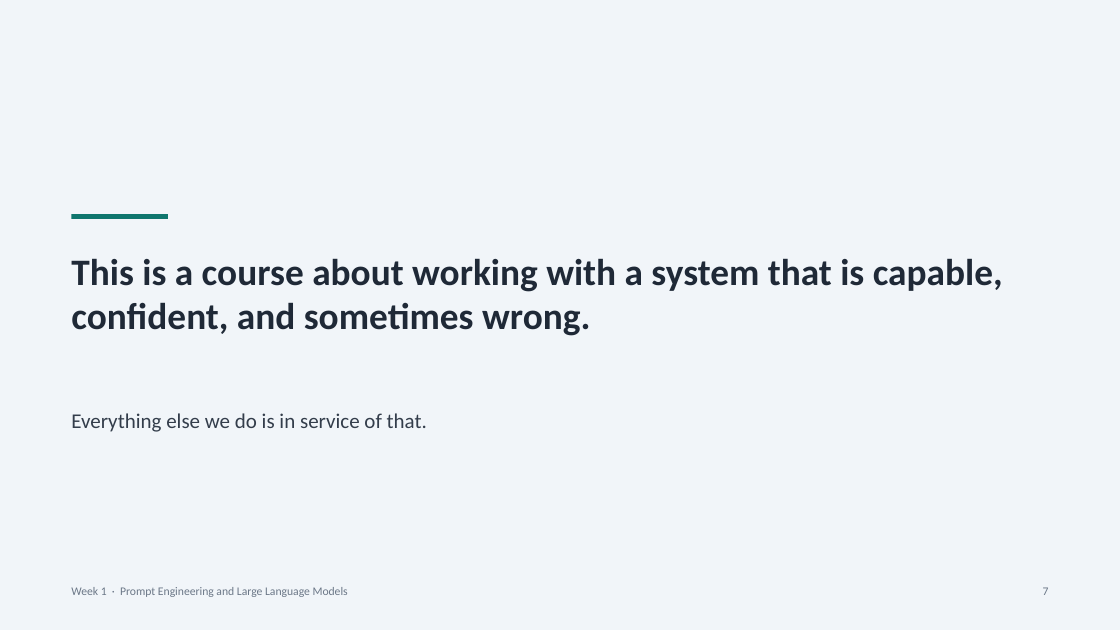
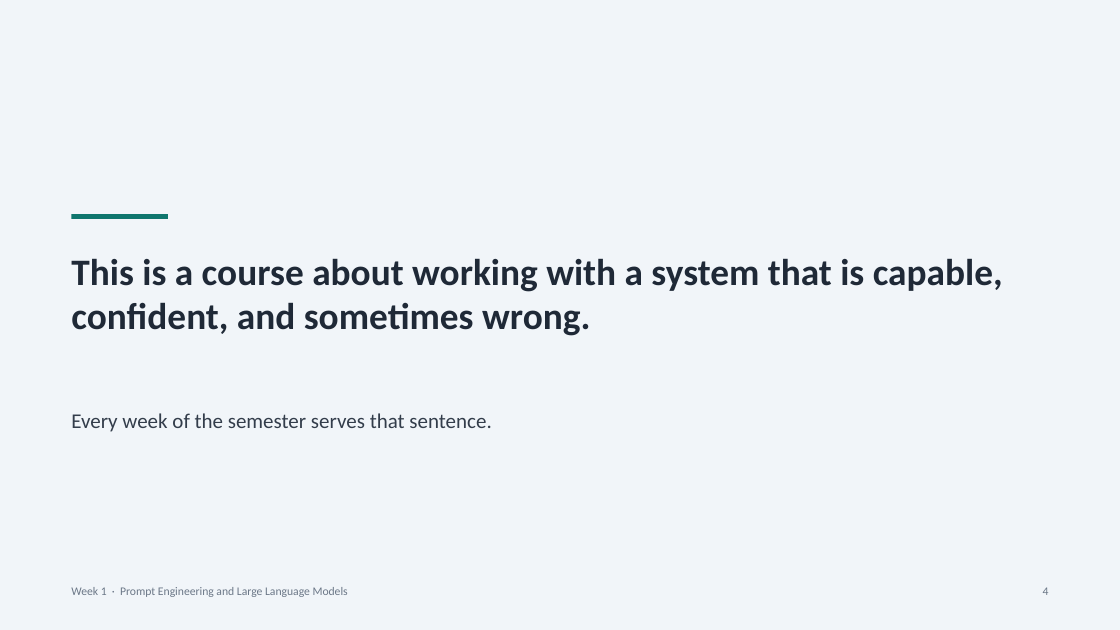
Before and after one commit to makyol/PromptEngineering, a slide deck: slide 4 of Lectures/week01/week01.pptx (slide 7 before the commit). Drawn at 1120x630 pixels with LibreOffice and Linux fonts; fonts in the diff are those of the drawing. Boxes give left, top, right and bottom in pixels: in the first picture for what was removed or moved away, otherwise in the second. Text is boxed around its words. In the diff, an @@ line names an element or a change of style, - is before the commit and + after.

```diff
--- a/Lectures/week01/week01.pptx
+++ b/Lectures/week01/week01.pptx
@@ text at [71, 413, 491, 432]: text changed @@
-Everything else we do is in service of that.
+Every week of the semester serves that sentence.
@@ text at [1043, 587, 1049, 595]: text changed @@
-7
+4
```
Also in this commit, not shown: 18 other slides changed, 5 slides added, 3 slides removed, 7 other files.
